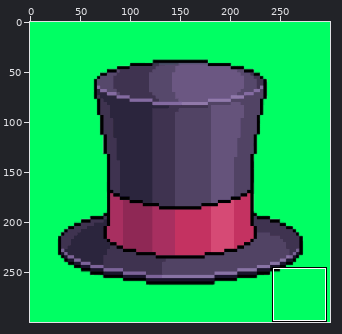
Sprite sheet -- images/hat-pic.png. Above: a wide view before the commit, with the close-up outlined.
Close-up. The starting point:
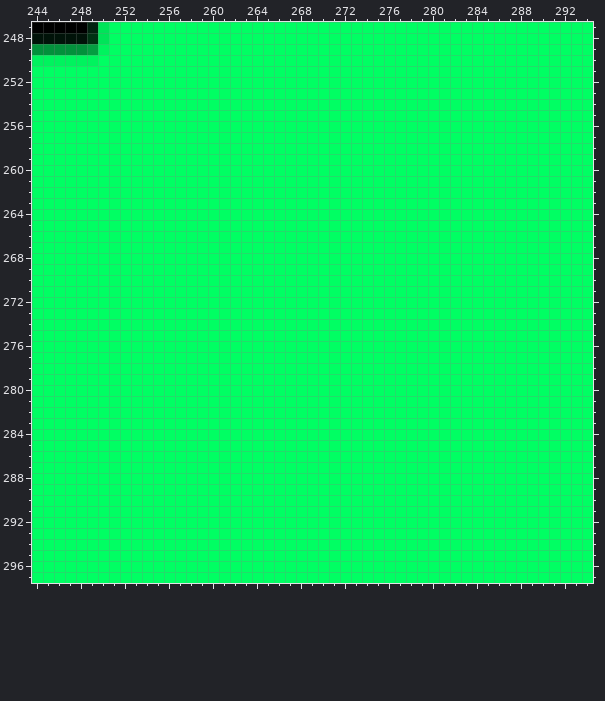
The file is 300x300 pixels. Colours within 5 levels of each other are drawn and written as one. Shown: x 244..294, y 247..297. The commit also changed other parts of the picture, which this record leaves out.
The same view after the edit:
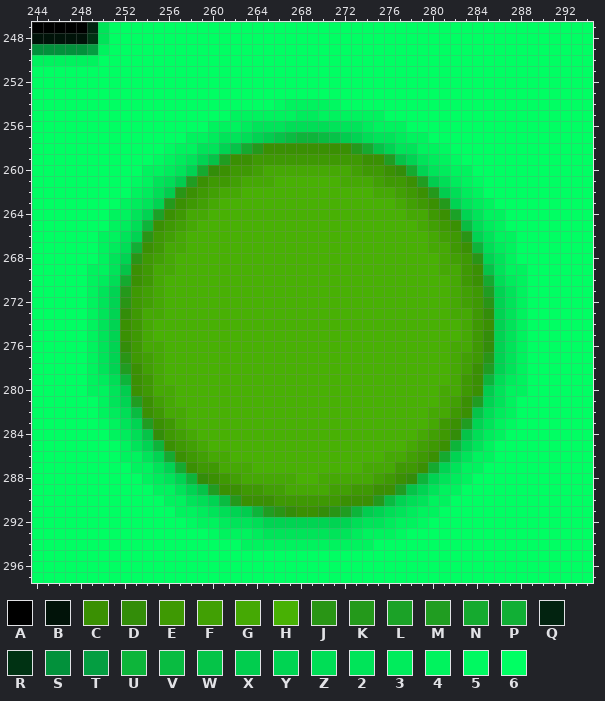
Palette (. is transparent): A #000000  B #011309  C #3a9003  D #338d09  E #3e9903  F #41a004  G #45a904  H #48b104  J #299515  K #24991b  L #1ba227  M #209d21  N #15aa2f  P #11af35  Q #022310  R #003213  S #02913b  T #049e41  U #0db53a  V #09bc41  W #05c448  X #01cd4e  Y #00d452  Z #00de56  2 #00e459  3 #00ec5c  4 #00f35e  5 #00f961  6 #00ff63
The edit:
Changed rows in their new state; - is an unchanged pixel.
first column x 249:
254 -----------------544445-----------------
255 -------------44444433444444-------------
256 -----------4443222ZZZZ2223444-----------
257 ---------44322ZYXWVUUVWXYZ22344---------
258 -------54422YWNKCCCCCCCCKNWY22445-------
259 ------5432YWMCCEEEEEEEEEECCMWY2345------
260 -----4432YNDCEEFGGGGGGGGFEECDNY2344-----
261 ----542ZXMCEEFGGGHHHHHHGGGFEECMXZ345----
262 ----43ZXJCEFGGHHHHHHHHHHHHGGFECKXZ34----
263 ---432YKCEFGHHHHHHHHHHHHHHHHGFECKY234---
264 --442YLCEGGHHHHHHHHHHHHHHHHHHGGECLY244--
265 --43ZUCEFGHHHHHHHHHHHHHHHHHHHHGFECVZ34--
266 -442YJEFGHHHHHHHHHHHHHHHHHHHHHHGFEJY244-
267 -43ZPCEGGHHHHHHHHHHHHHHHHHHHHHHGGECUZ34-
268 -42YJEFGHHHHHHHHHHHHHHHHHHHHHHHHGFEJY24-
269 442WCEGGHHHHHHHHHHHHHHHHHHHHHHHHGGECW244
270 43ZNCEGHHHHHHHHHHHHHHHHHHHHHHHHHHGECNZ34
271 42YKEFGHHHHHHHHHHHHHHHHHHHHHHHHHHGFEMY24
272 42YJEFGHHHHHHHHHHHHHHHHHHHHHHHHHHGFEJY24
273 42YDEGGHHHHHHHHHHHHHHHHHHHHHHHHHHGGEDY24
274 42YCEGHHHHHHHHHHHHHHHHHHHHHHHHHHHHGECY24
275 42YCEGHHHHHHHHHHHHHHHHHHHHHHHHHHHHGEDY24
276 42YDEGGHHHHHHHHHHHHHHHHHHHHHHHHHHGGEDY24
277 42YJEFGHHHHHHHHHHHHHHHHHHHHHHHHHHGFEJY24
278 42YMCFGHHHHHHHHHHHHHHHHHHHHHHHHHHGFCMY24
279 43ZUCEGHHHHHHHHHHHHHHHHHHHHHHHHHHGECUZ34
280 442XCEGGHHHHHHHHHHHHHHHHHHHHHHHHGGECX244
281 -42YMCFGHHHHHHHHHHHHHHHHHHHHHHHHGFCMY24-
282 -43ZVCEGGHHHHHHHHHHHHHHHHHHHHHHGGECWZ34-
283 -542YMCEGHHHHHHHHHHHHHHHHHHHHHHGECMY245-
284 --43ZWDEFGHHHHHHHHHHHHHHHHHHHHGFEDWZ34--
285 ---42YUCEFGHHHHHHHHHHHHHHHHHHGFECUY24---
286 ---442YNCEFGGHHHHHHHHHHHHHHGGFECNY244---
287 ----442YNCEEGGGHHHHHHHHHHGGGEECNY244----
288 -----432YUDCEFGGGGGHHGGGGGFECDUY234-----
289 ------442YWMCCEEFFGGGGFFEECCMWY244------
290 -------442ZYVKCCCEEEEEECCCKVYZ244-------
291 --------4432ZYXUMJDCCDJMUXYZ2344--------
292 ---------544322ZYYYYYYYYZ223445---------
293 -----------544432222222234445-----------
294 --------------444444444444--------------
